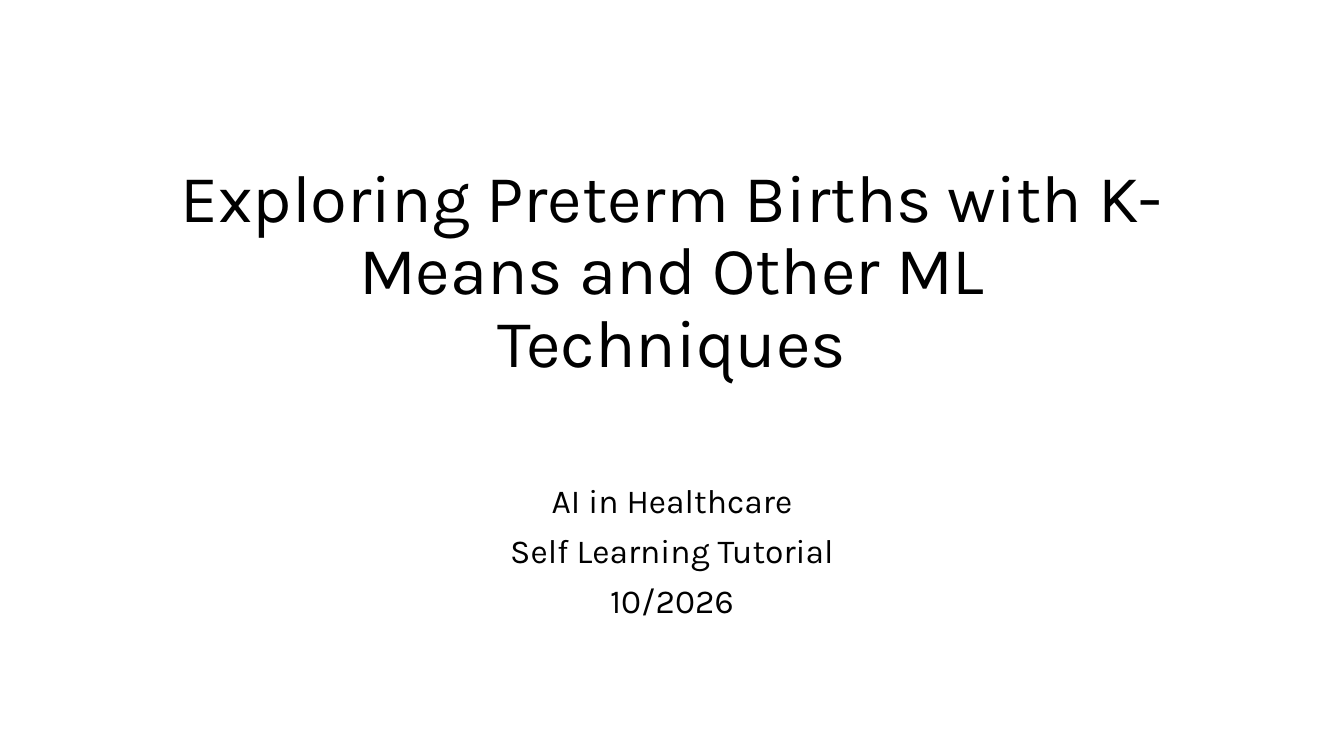
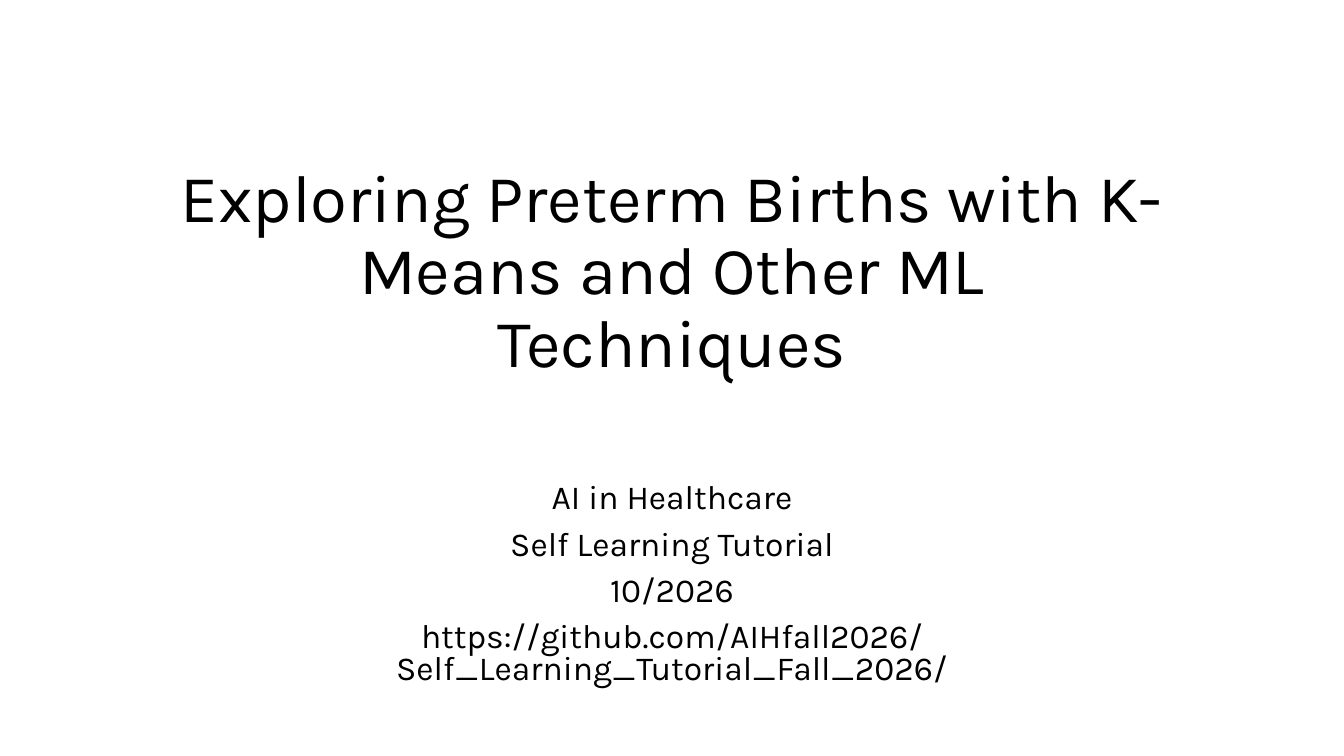
Before and after one commit to AIHfall2026/Self_Learning_Tutorial_Fall_2026, a slide deck: slide 1 of SLT/AI in Healthcare SLT Powerpoint.pptx. Drawn at 1344x756 pixels with LibreOffice and Linux fonts; fonts in the diff are those of the drawing. Boxes give left, top, right and bottom in pixels: in the first picture for what was removed or moved away, otherwise in the second. Text is boxed around its words. In the diff, an @@ line names an element or a change of style, - is before the commit and + after.

```diff
--- a/SLT/AI in Healthcare SLT Powerpoint.pptx
+++ b/SLT/AI in Healthcare SLT Powerpoint.pptx
@@ subtitle at (510, 486, 834, 605): line spacing 0.9 to 0.8 @@
@@ subtitle at (396, 623, 947, 689): paragraph added @@
+https://github.com/AIHfall2026/Self_Learning_Tutorial_Fall_2026/
```
Also in this commit, not shown: 1 other file.
